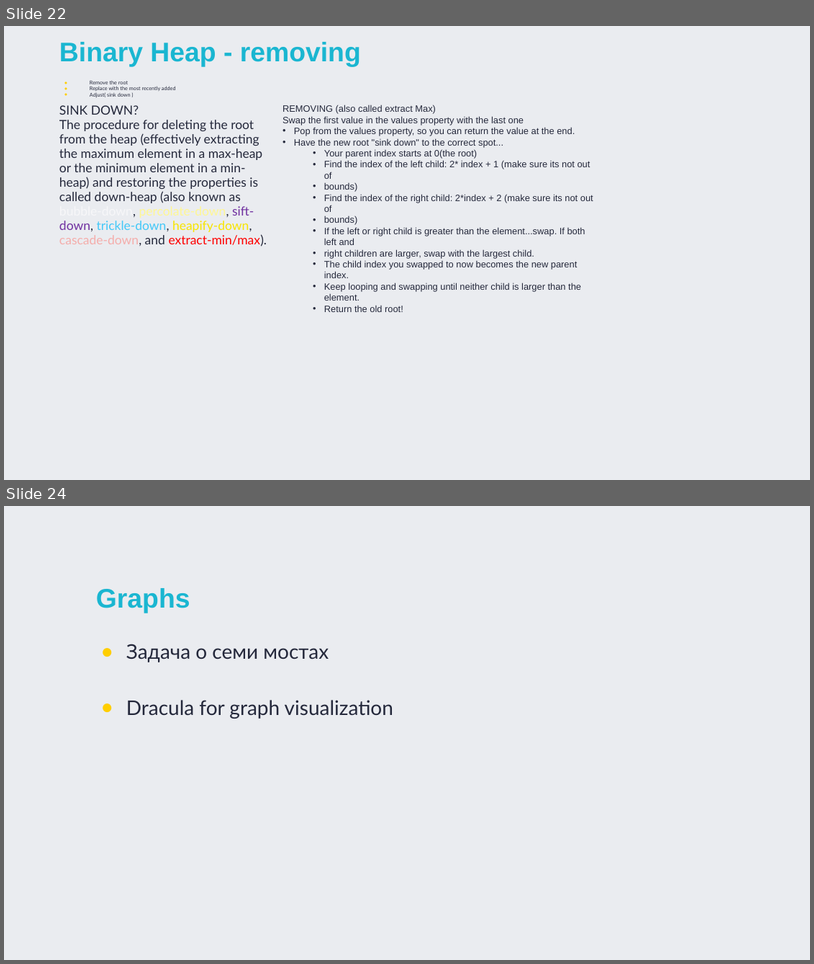
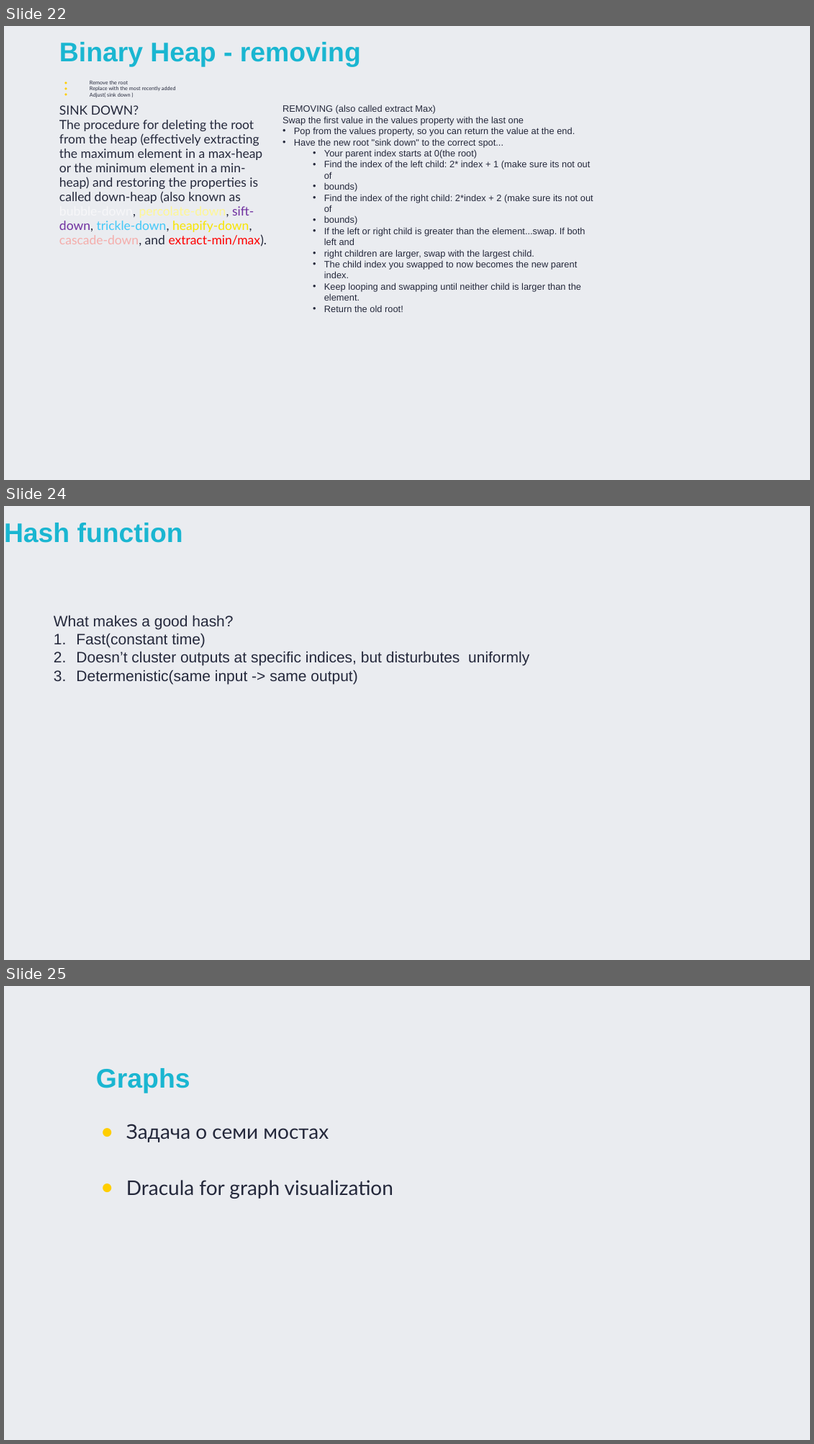
Before and after one commit to TigranVardanyan/Algorithms-and-Data-structures, a slide deck: ds&a.pptx. Shown one above the other, each under a label of ours: slides 22 and 24 before the commit, slides 22, 24 and 25 after it; the slides between them are not shown. The pictures are 814x964 and 814x1444 pixels, drawn with LibreOffice and Linux fonts; fonts in the diff are those of the drawing. Boxes give left, top, right and bottom in pixels: in the first picture for what was removed or moved away, otherwise in the second. Text is boxed around its words. In the diff, an @@ line names an element or a change of style, - is before the commit and + after.

```diff
--- a/ds&a.pptx
+++ b/ds&a.pptx
@@ slide 24 added at bbox=[4, 506, 810, 960], background #EAECF0 @@
@@ title added at bbox=[4, 523, 183, 543], 32 pt, text #1AB6D1, bold @@
+Hash function
@@ text added at bbox=[54, 615, 530, 684], 18 pt, text #24283B @@
+What makes a good hash?
+1. Fast(constant time)
+2. Doesn’t cluster outputs at specific indices, but disturbutes uniformly
+3. Determenistic(same input -> same output)
@@ what was slide 24 is now slide 25 @@
```
Also in this commit, not shown: 1 slide changed.
